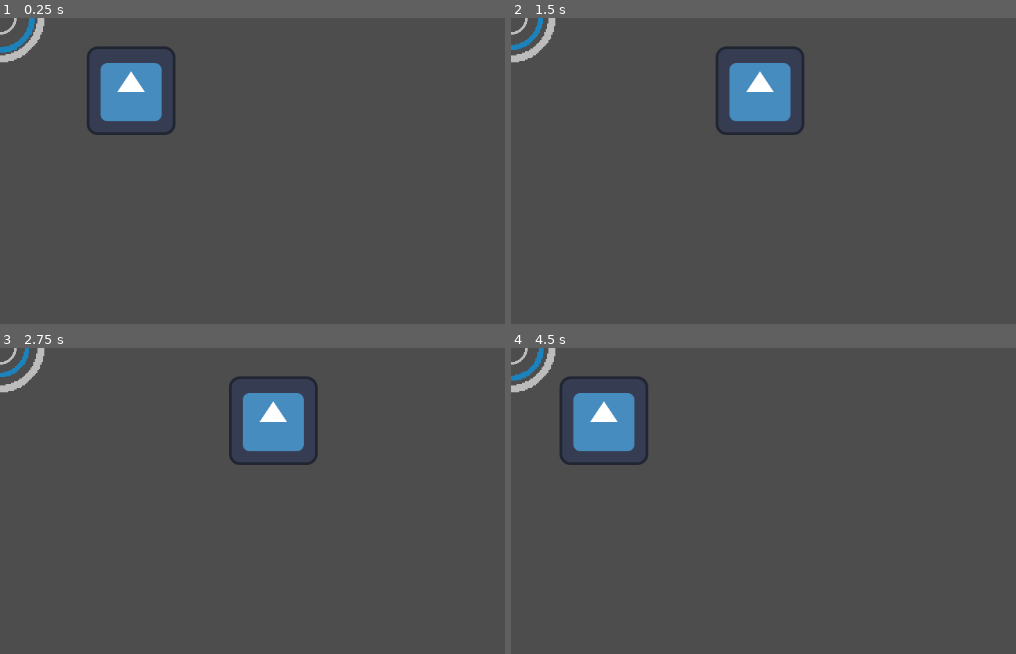
Above: before the commit, frames 1-4 (two rows, left to right).
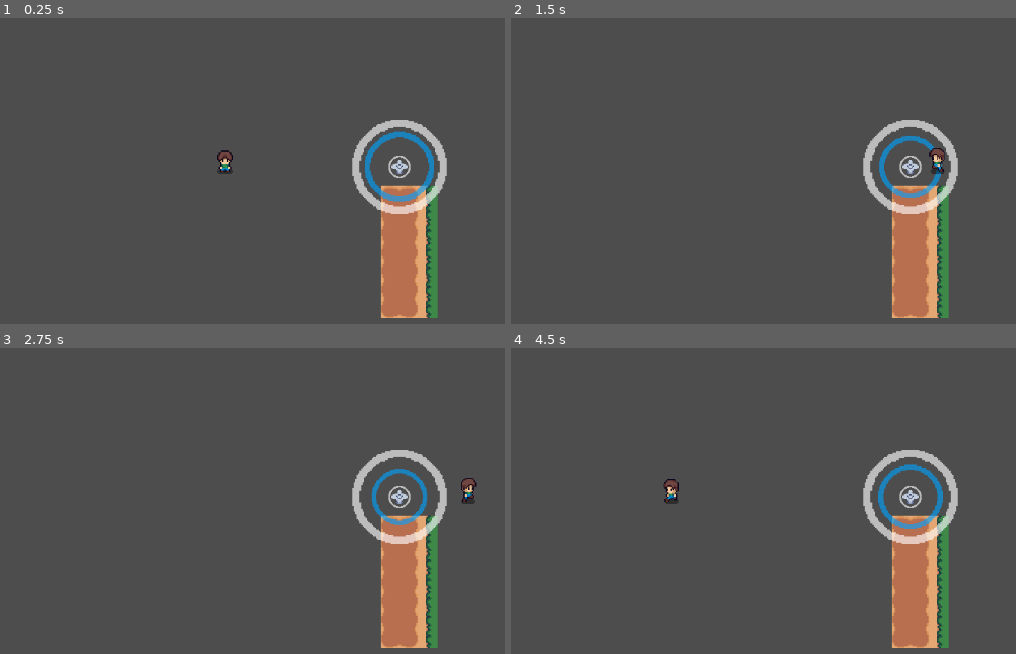
Above: after the commit, the same moments.

Repository: Omurex/PrecAg-SprinklerDash
Game: Godot game, scene res://Objects/GameScenes/main_game.tscn
The game is run twice, just before and just after one commit, with the same random seed, the same clock (stepped at 60 frames per second) and the same inputs. The engine's default icon, where the game draws it, is replaced by a stand-in: a white triangle on a blue panel in a dark square.
Inputs:
- Up to frame 1 (0.25 s): no input
- Up to frame 2 (1.5 s): hold D (right) 0.53-1.28 s; hold A (left) from 1.28 s (still down)
- Up to frame 3 (2.75 s): release A (left) at 2.03 s; hold D (right) from 2.03 s (still down)
- Up to frame 4 (4.5 s): release D (right) at 2.78 s; hold Up (ui_up) 2.78-3.53 s; tap Enter at 3.5 s; hold A (left) from 3.53 s (still down)

The runs differ from the first frame. In frame 1, 10% of the frame differs, in the area x 0-89%, y 0-99%; in frame 2, 10%; in frame 3, 10%; in frame 4, 10%.

Commit message:
Imported art pack, made circle more adaptable, started playing around with sizing

Diff:
--- a/Objects/CircleVisual/circle_visual.gd
+++ b/Objects/CircleVisual/circle_visual.gd
@@ -10,7 +10,8 @@
 @export var field_row : FieldRow
 
 @export_group("Properties")
-
+@export var min_scale : float = 0
+@export var max_scale : float = 2.15
 
 var inner_circle_value : float = 0
 var outer_circle_value : float = 0
@@ -27,6 +28,9 @@
 
 func _process(_delta: float) -> void:
 
+	if field_row.dead:
+		queue_free()
+
 	hydration_circle.scale = calculate_scale(field_row.hydration)
 
 	pass
@@ -34,8 +38,26 @@
 
 func calculate_scale(val : float) -> Vector2:
 
-	var portion = (val - inner_circle_value) / (outer_circle_value - inner_circle_value)
+	var portion : float
+	var scale_amount : float
 
-	var scale_amount = lerpf(inner_circle.scale.x, outer_circle.scale.x, portion)
+	if val <= inner_circle_value:
+
+		portion = (val - field_row.hydration_limits.x) / (inner_circle_value - field_row.hydration_limits.x)
+		scale_amount = lerpf(min_scale, inner_circle.scale.x, portion)
+
+		pass
+
+	elif val >= outer_circle_value:
+
+		portion = (field_row.hydration_limits.y - val) / (field_row.hydration_limits.y - outer_circle_value)
+		scale_amount = lerpf(max_scale, outer_circle.scale.x, portion)
+
+		pass
+
+	else:
+
+		portion = (val - inner_circle_value) / (outer_circle_value - inner_circle_value)
+		scale_amount = lerpf(inner_circle.scale.x, outer_circle.scale.x, portion)
 
 	return Vector2(scale_amount, scale_amount)
--- a/Objects/CircleVisual/circle_visual.tscn
+++ b/Objects/CircleVisual/circle_visual.tscn
@@ -11,14 +11,15 @@
 
 [node name="InnerCircle" type="Sprite2D" parent="."]
 modulate = Color(1, 1, 1, 0.627451)
-scale = Vector2(0.75, 0.75)
+scale = Vector2(0.3, 0.3)
 texture = ExtResource("1_7rv7s")
 
 [node name="OuterCircle" type="Sprite2D" parent="."]
 modulate = Color(1, 1, 1, 0.627451)
-scale = Vector2(2, 2)
+scale = Vector2(1.25, 1.25)
 texture = ExtResource("1_7rv7s")
 
 [node name="HydrationCircle" type="Sprite2D" parent="."]
 modulate = Color(0, 0.631373, 1, 0.627451)
+scale = Vector2(0.75, 0.75)
 texture = ExtResource("1_7rv7s")
--- a/Objects/FieldRow/field_row.tscn
+++ b/Objects/FieldRow/field_row.tscn
@@ -1,11 +1,17 @@
-[gd_scene load_steps=4 format=3 uid="uid://bmdpf0qns06ig"]
+[gd_scene load_steps=5 format=3 uid="uid://bmdpf0qns06ig"]
 
 [ext_resource type="Script" path="res://Objects/FieldRow/field_row.gd" id="1_p3tfu"]
 [ext_resource type="PackedScene" uid="uid://n38birkjbbmb" path="res://Objects/Sprinkler/sprinkler.tscn" id="2_l5iie"]
+[ext_resource type="TileSet" uid="uid://4q5fin2binof" path="res://TileSets/farm.tres" id="2_wisow"]
 [ext_resource type="PackedScene" uid="uid://gqb4c4yj45gp" path="res://Objects/CircleVisual/circle_visual.tscn" id="3_7h6vf"]
 
 [node name="FieldRow" type="Node2D"]
 script = ExtResource("1_p3tfu")
+
+[node name="TileMap" type="TileMap" parent="."]
+tile_set = ExtResource("2_wisow")
+format = 2
+layer_0/tile_data = PackedInt32Array(131071, 1, 0, 65536, 131073, 0, 196607, 1, 1, 262143, 1, 1, 327679, 1, 1, 393215, 1, 1, 458751, 1, 1, 131072, 131073, 1, 196608, 131073, 1, 262144, 131073, 1, 327680, 131073, 1, 393216, 131073, 1, 458752, 131073, 2, 524287, 1, 2, 458753, 131076, 1, 393217, 131076, 1, 327681, 131076, 1, 262145, 131076, 1, 196609, 131076, 1, 131073, 131076, 1, 65537, 131076, 1)
 
 [node name="Sprinkler" parent="." node_paths=PackedStringArray("field_row") instance=ExtResource("2_l5iie")]
 field_row = NodePath("..")
--- a/Objects/GameScenes/main_game.tscn
+++ b/Objects/GameScenes/main_game.tscn
@@ -6,6 +6,11 @@
 [node name="MainGame" type="Node2D"]
 
 [node name="FieldRow" parent="." instance=ExtResource("1_q8fjm")]
+position = Vector2(336, 108)
 
 [node name="Player" parent="." instance=ExtResource("2_xlu18")]
 position = Vector2(189, 105)
+
+[node name="Camera2D" type="Camera2D" parent="."]
+position = Vector2(336, 172)
+zoom = Vector2(1.705, 1.705)
--- a/Objects/Player/player.tscn
+++ b/Objects/Player/player.tscn
@@ -1,26 +1,149 @@
-[gd_scene load_steps=5 format=3 uid="uid://ccygi3xb10kgr"]
+[gd_scene load_steps=23 format=3 uid="uid://ccygi3xb10kgr"]
 
 [ext_resource type="Script" path="res://Objects/Player/player.gd" id="1_nod3v"]
-[ext_resource type="Texture2D" uid="uid://peorgh33nn6r" path="res://Art/Sprites/icon.svg" id="2_bkvex"]
+[ext_resource type="Texture2D" uid="uid://b2kx5j0m6w0b3" path="res://Art/External/Player/Player.png" id="2_ht4dh"]
 
 [sub_resource type="CapsuleShape2D" id="CapsuleShape2D_udjqb"]
+
+[sub_resource type="AtlasTexture" id="AtlasTexture_oxd10"]
+atlas = ExtResource("2_ht4dh")
+region = Rect2(0, 0, 32, 32)
+
+[sub_resource type="AtlasTexture" id="AtlasTexture_or2ki"]
+atlas = ExtResource("2_ht4dh")
+region = Rect2(32, 0, 32, 32)
+
+[sub_resource type="AtlasTexture" id="AtlasTexture_vpval"]
+atlas = ExtResource("2_ht4dh")
+region = Rect2(64, 0, 32, 32)
+
+[sub_resource type="AtlasTexture" id="AtlasTexture_5hl1a"]
+atlas = ExtResource("2_ht4dh")
+region = Rect2(96, 0, 32, 32)
+
+[sub_resource type="AtlasTexture" id="AtlasTexture_gmqst"]
+atlas = ExtResource("2_ht4dh")
+region = Rect2(128, 0, 32, 32)
+
+[sub_resource type="AtlasTexture" id="AtlasTexture_o1s4t"]
+atlas = ExtResource("2_ht4dh")
+region = Rect2(160, 0, 32, 32)
+
+[sub_resource type="AtlasTexture" id="AtlasTexture_ace37"]
+atlas = ExtResource("2_ht4dh")
+region = Rect2(0, 160, 32, 32)
+
+[sub_resource type="AtlasTexture" id="AtlasTexture_r8ajs"]
+atlas = ExtResource("2_ht4dh")
+region = Rect2(32, 160, 32, 32)
+
+[sub_resource type="AtlasTexture" id="AtlasTexture_coltp"]
+atlas = ExtResource("2_ht4dh")
+region = Rect2(64, 160, 32, 32)
+
+[sub_resource type="AtlasTexture" id="AtlasTexture_t5fcb"]
+atlas = ExtResource("2_ht4dh")
+region = Rect2(96, 160, 32, 32)
+
+[sub_resource type="AtlasTexture" id="AtlasTexture_f3xbq"]
+atlas = ExtResource("2_ht4dh")
+region = Rect2(128, 160, 32, 32)
+
+[sub_resource type="AtlasTexture" id="AtlasTexture_qf2yf"]
+atlas = ExtResource("2_ht4dh")
+region = Rect2(160, 160, 32, 32)
+
+[sub_resource type="AtlasTexture" id="AtlasTexture_uwcr8"]
+atlas = ExtResource("2_ht4dh")
+region = Rect2(0, 128, 32, 32)
+
+[sub_resource type="AtlasTexture" id="AtlasTexture_8b4tn"]
+atlas = ExtResource("2_ht4dh")
+region = Rect2(32, 128, 32, 32)
+
+[sub_resource type="AtlasTexture" id="AtlasTexture_0ck7a"]
+atlas = ExtResource("2_ht4dh")
+region = Rect2(64, 128, 32, 32)
+
+[sub_resource type="AtlasTexture" id="AtlasTexture_7l2ju"]
+atlas = ExtResource("2_ht4dh")
+region = Rect2(96, 128, 32, 32)
+
+[sub_resource type="AtlasTexture" id="AtlasTexture_wj72x"]
+atlas = ExtResource("2_ht4dh")
+region = Rect2(128, 128, 32, 32)
+
+[sub_resource type="AtlasTexture" id="AtlasTexture_8i3bm"]
+atlas = ExtResource("2_ht4dh")
+region = Rect2(160, 128, 32, 32)
 
 [sub_resource type="SpriteFrames" id="SpriteFrames_3urwl"]
 animations = [{
 "frames": [{
 "duration": 1.0,
-"texture": ExtResource("2_bkvex")
+"texture": SubResource("AtlasTexture_oxd10")
+}, {
+"duration": 1.0,
+"texture": SubResource("AtlasTexture_or2ki")
+}, {
+"duration": 1.0,
+"texture": SubResource("AtlasTexture_vpval")
+}, {
+"duration": 1.0,
+"texture": SubResource("AtlasTexture_5hl1a")
+}, {
+"duration": 1.0,
+"texture": SubResource("AtlasTexture_gmqst")
+}, {
+"duration": 1.0,
+"texture": SubResource("AtlasTexture_o1s4t")
 }],
 "loop": true,
 "name": &"idle_down",
 "speed": 5.0
 }, {
-"frames": [],
+"frames": [{
+"duration": 1.0,
+"texture": SubResource("AtlasTexture_ace37")
+}, {
+"duration": 1.0,
+"texture": SubResource("AtlasTexture_r8ajs")
+}, {
+"duration": 1.0,
+"texture": SubResource("AtlasTexture_coltp")
+}, {
+"duration": 1.0,
+"texture": SubResource("AtlasTexture_t5fcb")
+}, {
+"duration": 1.0,
+"texture": SubResource("AtlasTexture_f3xbq")
+}, {
+"duration": 1.0,
+"texture": SubResource("AtlasTexture_qf2yf")
+}],
 "loop": true,
 "name": &"walk_left",
 "speed": 5.0
 }, {
-"frames": [],
+"frames": [{
+"duration": 1.0,
+"texture": SubResource("AtlasTexture_uwcr8")
+}, {
+"duration": 1.0,
+"texture": SubResource("AtlasTexture_8b4tn")
+}, {
+"duration": 1.0,
+"texture": SubResource("AtlasTexture_0ck7a")
+}, {
+"duration": 1.0,
+"texture": SubResource("AtlasTexture_7l2ju")
+}, {
+"duration": 1.0,
+"texture": SubResource("AtlasTexture_wj72x")
+}, {
+"duration": 1.0,
+"texture": SubResource("AtlasTexture_8i3bm")
+}],
 "loop": true,
 "name": &"walk_right",
 "speed": 5.0
@@ -37,4 +160,4 @@
 
 [node name="AnimatedSprite2D" type="AnimatedSprite2D" parent="."]
 sprite_frames = SubResource("SpriteFrames_3urwl")
-animation = &"walk_left"
+animation = &"walk_right"
--- a/Objects/Sprinkler/sprinkler.tscn
+++ b/Objects/Sprinkler/sprinkler.tscn
@@ -1,8 +1,23 @@
-[gd_scene load_steps=3 format=3 uid="uid://n38birkjbbmb"]
+[gd_scene load_steps=5 format=3 uid="uid://n38birkjbbmb"]
 
 [ext_resource type="Script" path="res://Objects/Sprinkler/sprinkler.gd" id="1_8eawx"]
 [ext_resource type="PackedScene" uid="uid://bcf5tuvvbo1bl" path="res://Objects/HydrationModifier/hydration_modifier.tscn" id="2_qucwf"]
+[ext_resource type="Texture2D" uid="uid://cogo2ucn48ccq" path="res://Art/Sprites/Sprinkler.png" id="3_n8clu"]
+
+[sub_resource type="SpriteFrames" id="SpriteFrames_hyalw"]
+animations = [{
+"frames": [{
+"duration": 1.0,
+"texture": ExtResource("3_n8clu")
+}],
+"loop": true,
+"name": &"default",
+"speed": 5.0
+}]
 
 [node name="Sprinkler" type="Node2D"]
 script = ExtResource("1_8eawx")
 hydration_modifier_packed = ExtResource("2_qucwf")
+
+[node name="AnimatedSprite2D" type="AnimatedSprite2D" parent="."]
+sprite_frames = SubResource("SpriteFrames_hyalw")
--- /dev/null
+++ b/TileSets/farm.tres
@@ -0,0 +1,99 @@
+[gd_resource type="TileSet" load_steps=15 format=3 uid="uid://4q5fin2binof"]
+
+[ext_resource type="Texture2D" uid="uid://clpmf14ql1fwc" path="res://Art/External/Tiles/Cliff_Tile.png" id="1_20nia"]
+[ext_resource type="Texture2D" uid="uid://pmkwb6ica5g7" path="res://Art/External/Tiles/FarmLand_Tile.png" id="2_67oka"]
+[ext_resource type="Texture2D" uid="uid://44kmsbwosrv2" path="res://Art/External/Tiles/Grass_Middle.png" id="3_07ya8"]
+[ext_resource type="Texture2D" uid="uid://dqdy43ctw236s" path="res://Art/External/Tiles/Path_Middle.png" id="4_8ie4p"]
+[ext_resource type="Texture2D" uid="uid://dl706pmach1g4" path="res://Art/External/Tiles/Path_Tile.png" id="5_jqh67"]
+[ext_resource type="Texture2D" uid="uid://dmtptr4ab1fab" path="res://Art/External/Tiles/Water_Middle.png" id="6_w42d5"]
+[ext_resource type="Texture2D" uid="uid://d4jc8ixjls58g" path="res://Art/External/Tiles/Water_Tile.png" id="7_x6rfc"]
+
+[sub_resource type="TileSetAtlasSource" id="TileSetAtlasSource_pv1o0"]
+texture = ExtResource("1_20nia")
+0:0/0 = 0
+1:0/0 = 0
+2:0/0 = 0
+0:1/0 = 0
+1:1/0 = 0
+2:1/0 = 0
+0:2/0 = 0
+1:2/0 = 0
+2:2/0 = 0
+0:3/0 = 0
+1:3/0 = 0
+0:4/0 = 0
+1:4/0 = 0
+0:5/0 = 0
+1:5/0 = 0
+2:5/0 = 0
+
+[sub_resource type="TileSetAtlasSource" id="TileSetAtlasSource_t87u8"]
+texture = ExtResource("2_67oka")
+0:0/0 = 0
+1:0/0 = 0
+2:0/0 = 0
+0:1/0 = 0
+1:1/0 = 0
+2:1/0 = 0
+0:2/0 = 0
+1:2/0 = 0
+2:2/0 = 0
+
+[sub_resource type="TileSetAtlasSource" id="TileSetAtlasSource_jjrei"]
+texture = ExtResource("3_07ya8")
+0:0/0 = 0
+
+[sub_resource type="TileSetAtlasSource" id="TileSetAtlasSource_waany"]
+texture = ExtResource("4_8ie4p")
+0:0/0 = 0
+
+[sub_resource type="TileSetAtlasSource" id="TileSetAtlasSource_grbri"]
+texture = ExtResource("5_jqh67")
+0:0/0 = 0
+1:0/0 = 0
+2:0/0 = 0
+0:1/0 = 0
+1:1/0 = 0
+2:1/0 = 0
+0:2/0 = 0
+1:2/0 = 0
+2:2/0 = 0
+0:3/0 = 0
+1:3/0 = 0
+0:4/0 = 0
+1:4/0 = 0
+0:5/0 = 0
+1:5/0 = 0
+2:5/0 = 0
+
+[sub_resource type="TileSetAtlasSource" id="TileSetAtlasSource_fuapi"]
+texture = ExtResource("6_w42d5")
+0:0/0 = 0
+
+[sub_resource type="TileSetAtlasSource" id="TileSetAtlasSource_lu3el"]
+texture = ExtResource("7_x6rfc")
+0:0/0 = 0
+1:0/0 = 0
+2:0/0 = 0
+0:1/0 = 0
+1:1/0 = 0
+2:1/0 = 0
+0:2/0 = 0
+1:2/0 = 0
+2:2/0 = 0
+0:3/0 = 0
+1:3/0 = 0
+0:4/0 = 0
+1:4/0 = 0
+0:5/0 = 0
+1:5/0 = 0
+2:5/0 = 0
+
+[resource]
+sources/0 = SubResource("TileSetAtlasSource_pv1o0")
+sources/1 = SubResource("TileSetAtlasSource_t87u8")
+sources/2 = SubResource("TileSetAtlasSource_jjrei")
+sources/3 = SubResource("TileSetAtlasSource_waany")
+sources/4 = SubResource("TileSetAtlasSource_grbri")
+sources/5 = SubResource("TileSetAtlasSource_fuapi")
+sources/6 = SubResource("TileSetAtlasSource_lu3el")
Binary file added: Art/External/Animals/Chicken/Chicken.png
Not shown, added: Art/External/Animals/Chicken/Chicken.png.import
Binary file added: Art/External/Animals/Cow/Cow.png
Not shown, added: Art/External/Animals/Cow/Cow.png.import
Binary file added: Art/External/Animals/Pig/Pig.png
Not shown, added: Art/External/Animals/Pig/Pig.png.import
Binary file added: Art/External/Animals/Sheep/Sheep.png
Not shown, added: Art/External/Animals/Sheep/Sheep.png.import
Binary file added: Art/External/Enemies/Skeleton.png
Not shown, added: Art/External/Enemies/Skeleton.png.import
Binary file added: Art/External/Enemies/Slime.png
Not shown, added: Art/External/Enemies/Slime.png.import
(and 27 more such lines)
